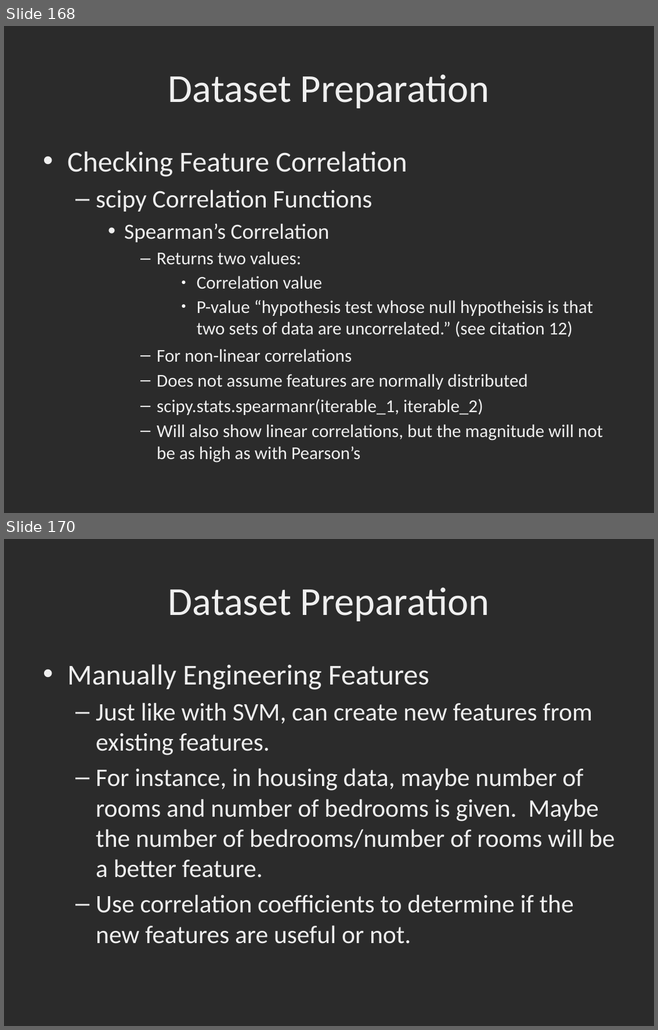
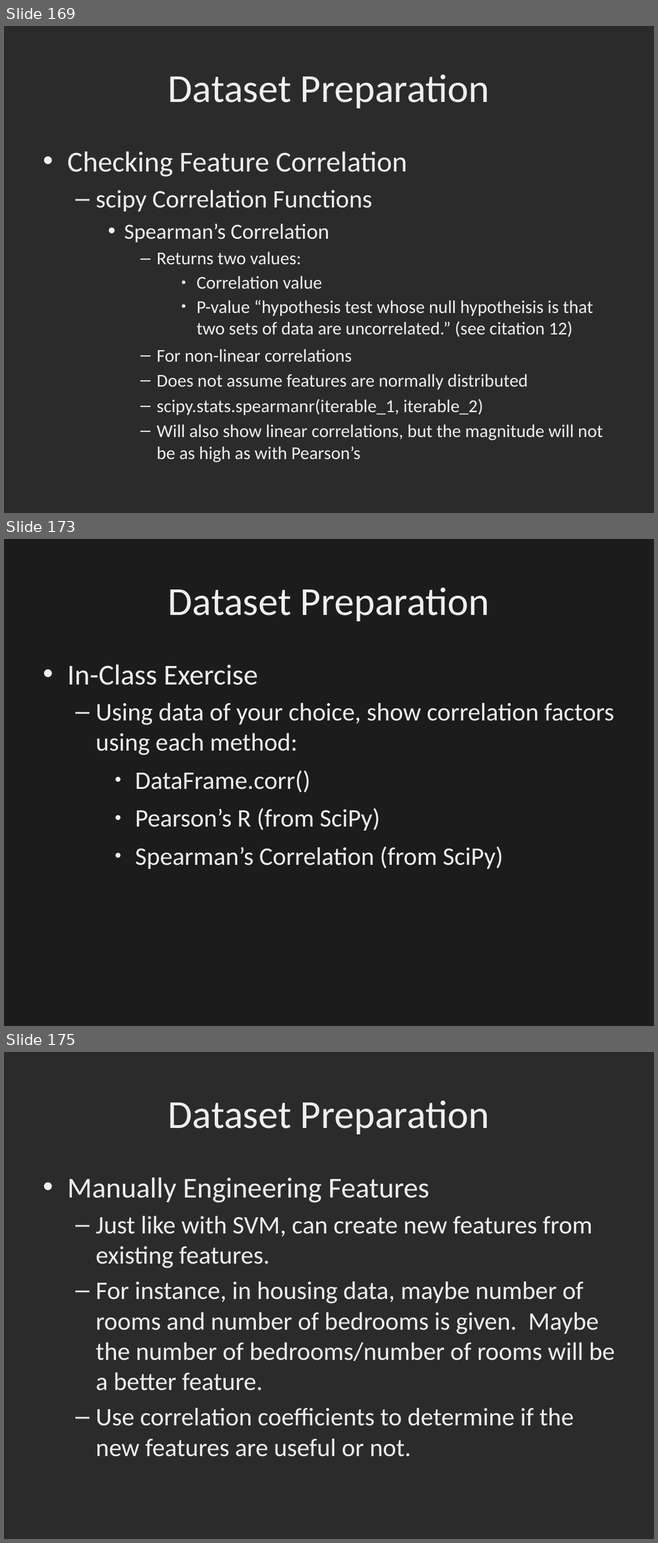
Before and after one commit to dbowmans46/PracticalProgramming, a slide deck: Session 7 - Python/Instructional Material/Session 7 - Python Brief Intro to Machine Learning with Scikit Learn.odp. Shown one above the other, each under a label of ours: slides 168 and 170 before the commit, slides 169, 173 and 175 after it; the slides between them are not shown. The pictures are 658x1030 and 658x1543 pixels, drawn with LibreOffice and Linux fonts; fonts in the diff are those of the drawing; background and template pictures are left out; a plain dark background stands for a picture behind light text. Boxes give left, top, right and bottom in pixels: in the first picture for what was removed or moved away, otherwise in the second. Text is boxed around its words. In the diff, an @@ line names an element or a change of style, - is before the commit and + after.

```diff
--- a/Session 7 - Python/Instructional Material/Session 7 - Python Brief Intro to Machine Learning with Scikit Learn.odp
+++ b/Session 7 - Python/Instructional Material/Session 7 - Python Brief Intro to Machine Learning with Scikit Learn.odp
@@ slide 173 added at bbox=[4, 539, 654, 1026], background picture (left out) @@
@@ rectangle added at bbox=[4, 539, 654, 1026], fill #181818 at 79% opacity, outline #B0B0B0 2.01 pt @@
@@ title added at bbox=[168, 587, 489, 621], 44 pt, text #EFEFEF @@
+Dataset Preparation
@@ text added at bbox=[67, 664, 614, 869], 28 pt, text #EFEFEF @@
+• In-Class Exercise
+  – Using data of your choice, show correlation factors using each method:
+    ● DataFrame.corr()
+    ● Pearson’s R (from SciPy)
+    ● Spearman’s Correlation (from SciPy)
@@ what was slide 168 is now slide 169 @@
@@ what was slide 170 is now slide 175 @@
```
Also in this commit, not shown: 7 slides changed, 4 other slides added, 1 other file.
